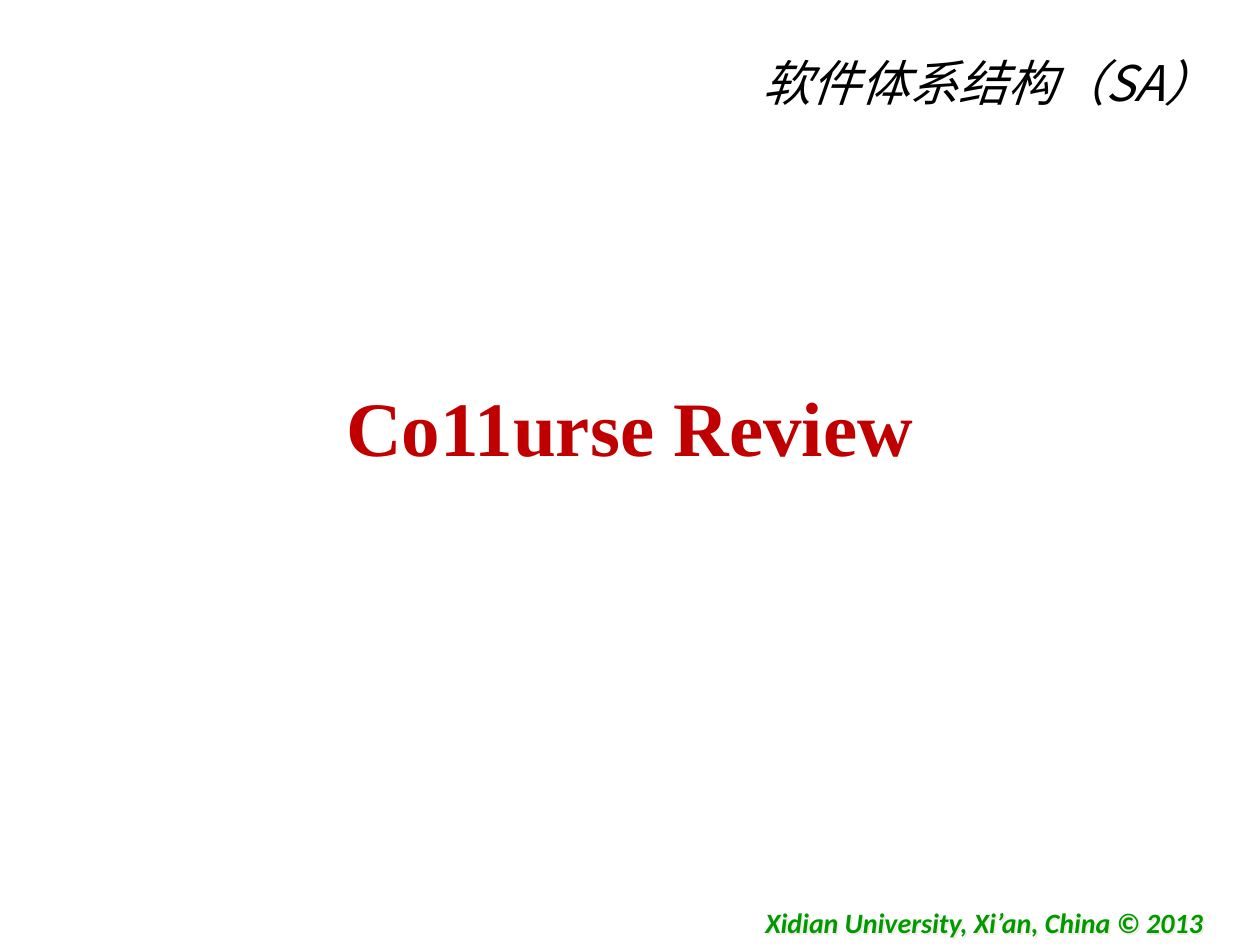
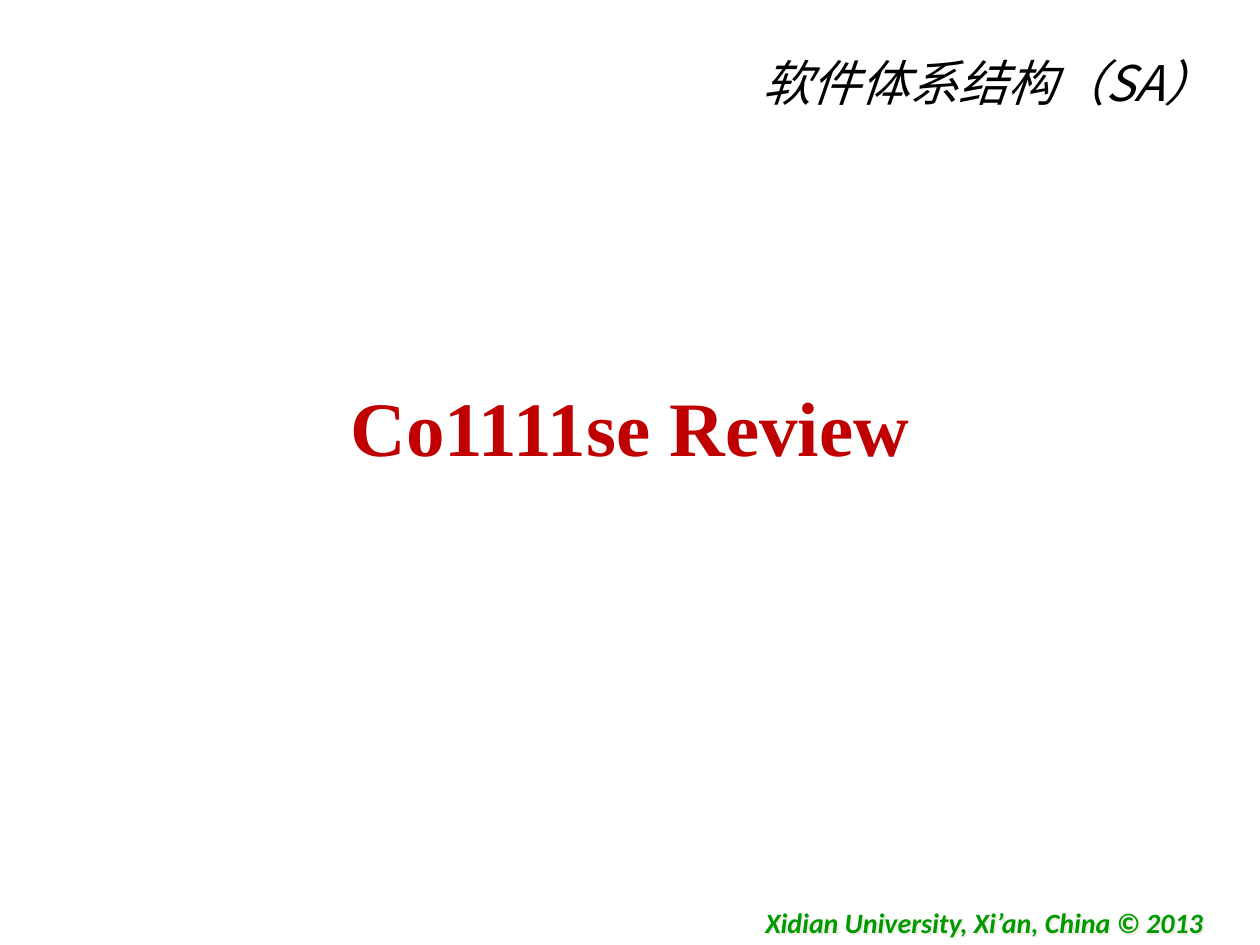
Before and after one commit to 13121320/Repository, a slide deck: slide 1 of 软件体系结构复习资料.ppt. Drawn at 1260x945 pixels with LibreOffice and Linux fonts; fonts in the diff are those of the drawing; background and template pictures are left out. Boxes give left, top, right and bottom in pixels: in the first picture for what was removed or moved away, otherwise in the second. Text is boxed around its words. In the diff, an @@ line names an element or a change of style, - is before the commit and + after.

Commit message:
11

```diff
--- a/软件体系结构复习资料.ppt
+++ b/软件体系结构复习资料.ppt
@@ title at box(351, 402, 908, 457): text changed @@
-Co11urse Review
+Co1111se Review
```
